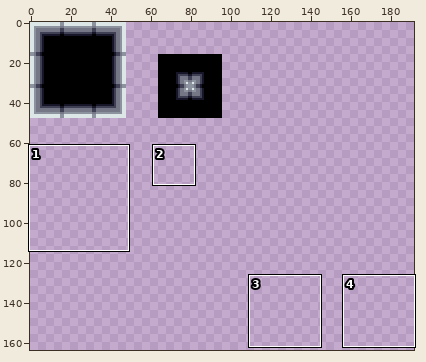
A pixel-art file gets an edit: assets/tile_map.aseprite. Above: a wide view before the commit, with the close-up outlined.
Close-up. Old version:
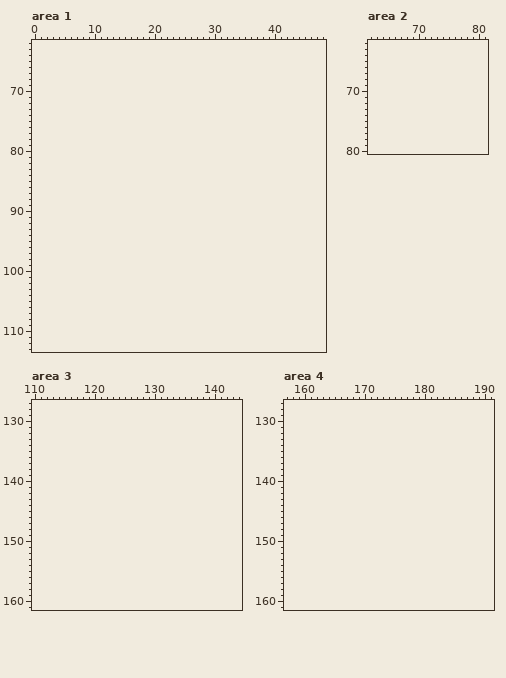
96x48 pixels, 1 frame. Shown: area 1: x 0..48, y 62..113; area 2: x 62..81, y 62..80; area 3: x 110..144, y 127..161; area 4: x 157..191, y 127..161. The old version is drawn lined up with the new one, on the new canvas. The wide view leaves out empty margins. The commit also changed other parts of the picture, which this record leaves out.
Palette (. is transparent): 
Pixels before, area 1 (only the part around the change), first column x 0:
 62 .................................................
 63 .................................................
 64 .................................................
 65 .................................................
 66 .................................................
 67 .................................................
 68 .................................................
 69 .................................................
 70 .................................................
 71 .................................................
 72 .................................................
 73 .................................................
 74 .................................................
 75 .................................................
 76 .................................................
 77 .................................................
 78 .................................................
 79 .................................................
 80 .................................................
 81 .................................................
 82 .................................................
 83 .................................................
 84 .................................................
 85 .................................................
 86 .................................................
 87 .................................................
 88 .................................................
 89 .................................................
 90 .................................................
 91 .................................................
 92 .................................................
 93 .................................................
 94 .................................................
 95 .................................................
 96 .................................................
 97 .................................................
 98 .................................................
 99 .................................................
100 .................................................
101 .................................................
102 .................................................
103 .................................................
104 .................................................
105 .................................................
106 .................................................
107 .................................................
108 .................................................
109 .................................................
110 .................................................
111 .................................................
112 .................................................
113 .................................................
Now the later version:
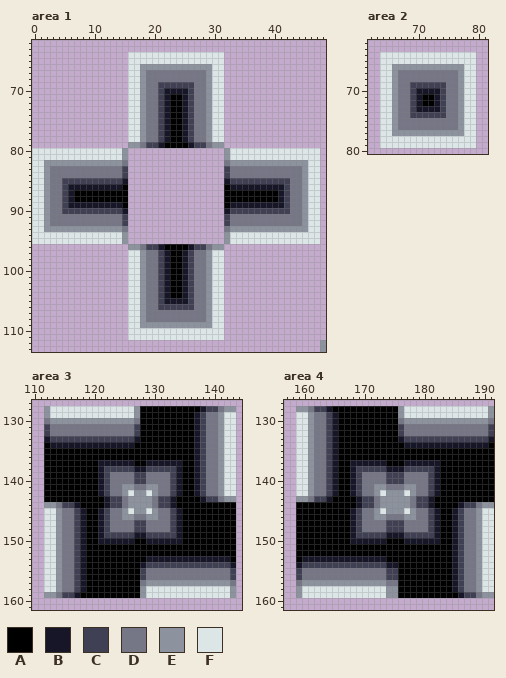
Colours new in this view: A #000000  B #161628  C #404055  D #757786  E #8c929e  F #dde6e7
Change:
canvas 96x48 -> 192x176
Area 1:
y 64..65: x 16..31 ................ -> FFFFFFFFFFFFFFFF
y 66: x 16..31 ................ -> FFEEEEEEEEEEEEFF
y 67..68: x 16..31 ................ -> FFEDDDDDDDDDDEFF
y 69: x 16..31 ................ -> FFEDDCCCCCCDDEFF
y 70: x 16..31 ................ -> FFEDDCBBBBCDDEFF
y 71..78: x 16..31 ................ -> FFEDDCBAABCDDEFF
y 79: x 16..31 ................ -> EEDCCBAAAABCCDEE
y 80..81: x 0..15 ................ -> FFFFFFFFFFFFFFFE; x 32..47 ................ -> EFFFFFFFFFFFFFFF
y 82: x 0..15 ................ -> FFEEEEEEEEEEEEED; x 32..47 ................ -> DEEEEEEEEEEEEEFF
y 83..84: x 0..15 ................ -> FFEDDDDDDDDDDDDC; x 32..47 ................ -> CDDDDDDDDDDDDEFF
y 85: x 0..15 ................ -> FFEDDCCCCCCCCCCB; x 32..47 ................ -> BCCCCCCCCCCDDEFF
y 86: x 0..15 ................ -> FFEDDCBBBBBBBBBA; x 32..47 ................ -> ABBBBBBBBBCDDEFF
y 87..88: x 0..15 ................ -> FFEDDCBAAAAAAAAA; x 32..47 ................ -> AAAAAAAAABCDDEFF
y 89: x 0..15 ................ -> FFEDDCBBBBBBBBBA; x 32..47 ................ -> ABBBBBBBBBCDDEFF
y 90: x 0..15 ................ -> FFEDDCCCCCCCCCCB; x 32..47 ................ -> BCCCCCCCCCCDDEFF
y 91..92: x 0..15 ................ -> FFEDDDDDDDDDDDDC; x 32..47 ................ -> CDDDDDDDDDDDDEFF
y 93: x 0..15 ................ -> FFEEEEEEEEEEEEED; x 32..47 ................ -> DEEEEEEEEEEEEEFF
y 94..95: x 0..15 ................ -> FFFFFFFFFFFFFFFE; x 32..47 ................ -> EFFFFFFFFFFFFFFF
y 96: x 16..31 ................ -> EEDCCBAAAABCCDEE
y 97..104: x 16..31 ................ -> FFEDDCBAABCDDEFF
y 105: x 16..31 ................ -> FFEDDCBBBBCDDEFF
y 106: x 16..31 ................ -> FFEDDCCCCCCDDEFF
y 107..108: x 16..31 ................ -> FFEDDDDDDDDDDEFF
y 109: x 16..31 ................ -> FFEEEEEEEEEEEEFF
y 110..111: x 16..31 ................ -> FFFFFFFFFFFFFFFF
y 112..113: x 48 . -> E
Area 2:
y 64..65: x 64..79 ................ -> FFFFFFFFFFFFFFFF
y 66: x 64..79 ................ -> FFEEEEEEEEEEEEFF
y 67..68: x 64..79 ................ -> FFEDDDDDDDDDDEFF
y 69: x 64..79 ................ -> FFEDDCCCCCCDDEFF
y 70: x 64..79 ................ -> FFEDDCBBBBCDDEFF
y 71..72: x 64..79 ................ -> FFEDDCBAABCDDEFF
y 73: x 64..79 ................ -> FFEDDCBBBBCDDEFF
y 74: x 64..79 ................ -> FFEDDCCCCCCDDEFF
y 75..76: x 64..79 ................ -> FFEDDDDDDDDDDEFF
y 77: x 64..79 ................ -> FFEEEEEEEEEEEEFF
y 78..79: x 64..79 ................ -> FFFFFFFFFFFFFFFF
Area 3:
y 128: x 112..143 ................................ -> EFFFFFFFFFFFFFFEAAAAAAAAAABCCDEE
y 129: x 112..143 ................................ -> EFFFFFFFFFFFFFFEAAAAAAAAABCDDEFF
y 130: x 112..143 ................................ -> DEEEEEEEEEEEEEEDAAAAAAAAABCDDEFF
y 131..132: x 112..143 ................................ -> CDDDDDDDDDDDDDDCAAAAAAAAABCDDEFF
y 133: x 112..143 ................................ -> BCCCCCCCCCCCCCCBAAAAAAAAABCDDEFF
y 134: x 112..143 ................................ -> ABBBBBBBBBBBBBBAAAAAAAAAABCDDEFF
y 135..136: x 112..143 ................................ -> AAAAAAAAAAAAAAAAAAAAAAAAABCDDEFF
y 137: x 112..143 ................................ -> AAAAAAAAABBBBBBAABBBBBBAABCDDEFF
y 138: x 112..143 ................................ -> AAAAAAAAABCCCCCBBCCCCCBAABCDDEFF
y 139..140: x 112..143 ................................ -> AAAAAAAAABCDDDDCCDDDDCBAABCDDEFF
y 141: x 112..143 ................................ -> AAAAAAAAABCDDEEDDEEDDCBAABCDDEFF
y 142: x 112..143 ................................ -> AAAAAAAAABCDDEFEEFEDDCBAABCDDEFF
y 143: x 112..143 ................................ -> AAAAAAAAAABCCDEEEEDCCBAAAABCCDEE
y 144: x 112..143 ................................ -> EEDCCBAAAABCCDEEEEDCCBAAAAAAAAAA
y 145: x 112..143 ................................ -> FFEDDCBAABCDDEFEEFEDDCBAAAAAAAAA
y 146: x 112..143 ................................ -> FFEDDCBAABCDDEEDDEEDDCBAAAAAAAAA
y 147..148: x 112..143 ................................ -> FFEDDCBAABCDDDDCCDDDDCBAAAAAAAAA
y 149: x 112..143 ................................ -> FFEDDCBAABCCCCCBBCCCCCBAAAAAAAAA
y 150: x 112..143 ................................ -> FFEDDCBAABBBBBBAABBBBBBAAAAAAAAA
y 151..152: x 112..143 ................................ -> FFEDDCBAAAAAAAAAAAAAAAAAAAAAAAAA
y 153: x 112..143 ................................ -> FFEDDCBAAAAAAAAAABBBBBBBBBBBBBBA
y 154: x 112..143 ................................ -> FFEDDCBAAAAAAAAABCCCCCCCCCCCCCCB
y 155..156: x 112..143 ................................ -> FFEDDCBAAAAAAAAACDDDDDDDDDDDDDDC
y 157: x 112..143 ................................ -> FFEDDCBAAAAAAAAADEEEEEEEEEEEEEED
y 158: x 112..143 ................................ -> FFEDDCBAAAAAAAAAEFFFFFFFFFFFFFFE
y 159: x 112..143 ................................ -> EEDCCBAAAAAAAAAAEFFFFFFFFFFFFFFE
Area 4:
y 128: x 159..191 ................................. -> EEDCCBAAAAAAAAAAAEFFFFFFFFFFFFFFE
y 129: x 159..191 ................................. -> FFEDDCBAAAAAAAAAAEFFFFFFFFFFFFFFE
y 130: x 159..191 ................................. -> FFEDDCBAAAAAAAAAADEEEEEEEEEEEEEED
y 131..132: x 159..191 ................................. -> FFEDDCBAAAAAAAAAACDDDDDDDDDDDDDDC
y 133: x 159..191 ................................. -> FFEDDCBAAAAAAAAAABCCCCCCCCCCCCCCB
y 134: x 159..191 ................................. -> FFEDDCBAAAAAAAAAAABBBBBBBBBBBBBBA
y 135..136: x 159..191 ................................. -> FFEDDCBAAAAAAAAAAAAAAAAAAAAAAAAAA
y 137: x 159..191 ................................. -> FFEDDCBAABBBBBBAAABBBBBBAAAAAAAAA
y 138: x 159..191 ................................. -> FFEDDCBAABCCCCCBBBCCCCCBAAAAAAAAA
y 139..140: x 159..191 ................................. -> FFEDDCBAABCDDDDCCCDDDDCBAAAAAAAAA
y 141: x 159..191 ................................. -> FFEDDCBAABCDDEEDDDEEDDCBAAAAAAAAA
y 142: x 159..191 ................................. -> FFEDDCBAABCDDEFEEEFEDDCBAAAAAAAAA
y 143: x 159..191 ................................. -> EEDCCBAAAABCCDEEEEEDCCBAAAAAAAAAA
y 144: x 159..191 ................................. -> AAAAAAAAAABCCDEEEEEDCCBAAAABCCDEE
y 145: x 159..191 ................................. -> AAAAAAAAABCDDEFEEEFEDDCBAABCDDEFF
y 146: x 159..191 ................................. -> AAAAAAAAABCDDEEDDDEEDDCBAABCDDEFF
y 147..148: x 159..191 ................................. -> AAAAAAAAABCDDDDCCCDDDDCBAABCDDEFF
y 149: x 159..191 ................................. -> AAAAAAAAABCCCCCBBBCCCCCBAABCDDEFF
y 150: x 159..191 ................................. -> AAAAAAAAABBBBBBAAABBBBBBAABCDDEFF
y 151..152: x 159..191 ................................. -> AAAAAAAAAAAAAAAAAAAAAAAAAABCDDEFF
y 153: x 159..191 ................................. -> ABBBBBBBBBBBBBBAAAAAAAAAAABCDDEFF
y 154: x 159..191 ................................. -> BCCCCCCCCCCCCCCBBAAAAAAAAABCDDEFF
y 155..156: x 159..191 ................................. -> CDDDDDDDDDDDDDDCCAAAAAAAAABCDDEFF
y 157: x 159..191 ................................. -> DEEEEEEEEEEEEEEDDAAAAAAAAABCDDEFF
y 158: x 159..191 ................................. -> EFFFFFFFFFFFFFFEEAAAAAAAAABCDDEFF
y 159: x 159..191 ................................. -> EFFFFFFFFFFFFFFEEAAAAAAAAAABCCDEE
Boxes around the changes in both close-ups, in picture pixels (x1, y1, x2, y2):
added: (32, 52, 320, 340)
added: (320, 340, 326, 352)
added: (380, 52, 476, 148)
added: (44, 406, 236, 598)
added: (296, 406, 494, 598)
